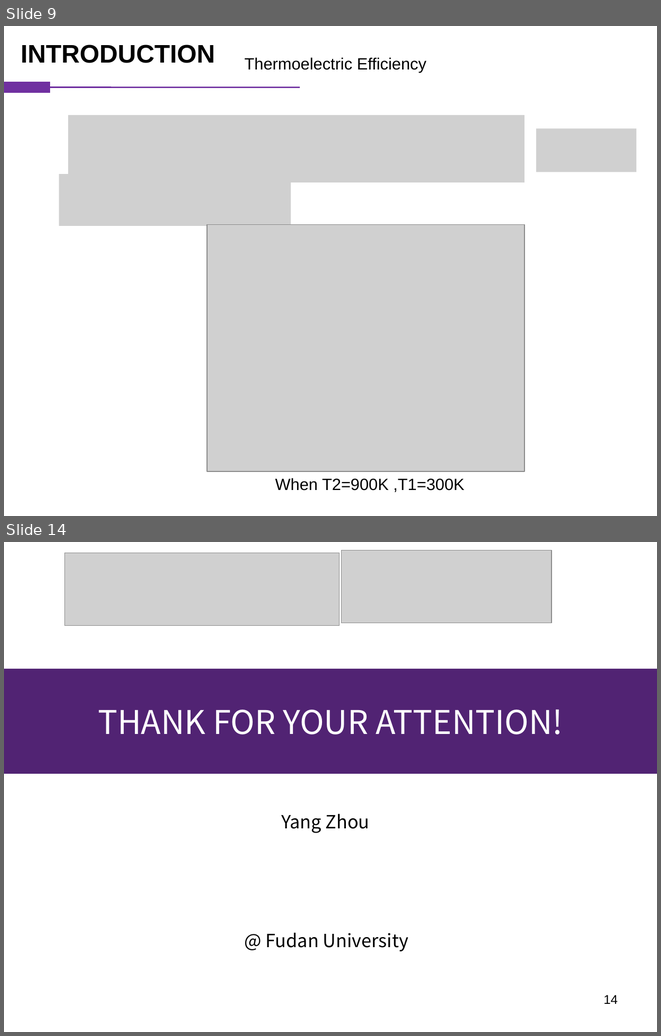
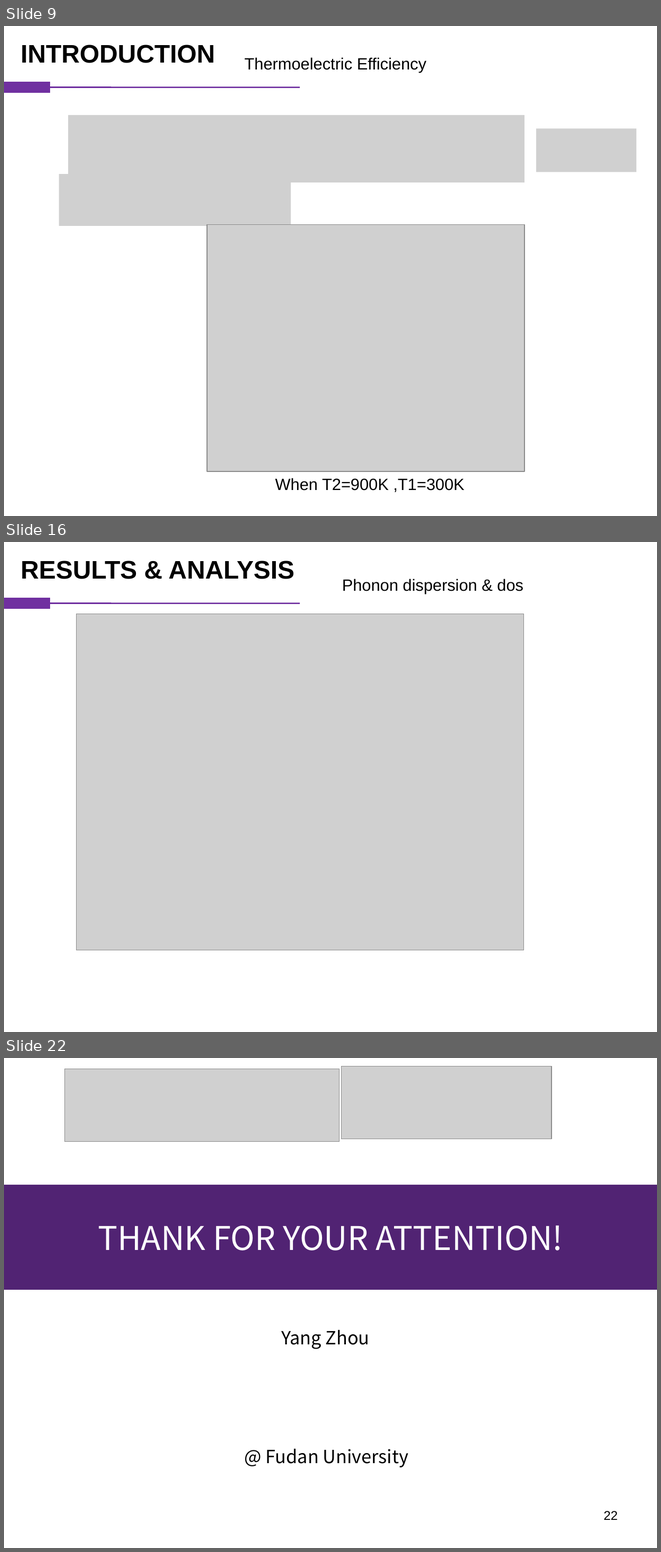
Before and after one commit to vanceeasleaf/paper_bi4i4, a slide deck: bi4i4.pptx. Shown one above the other, each under a label of ours: slides 9 and 14 before the commit, slides 9, 16 and 22 after it; the slides between them are not shown. The pictures are 661x1036 and 661x1552 pixels, drawn with LibreOffice and Linux fonts; fonts in the diff are those of the drawing; grey boxes stand for pictures. Boxes give left, top, right and bottom in pixels: in the first picture for what was removed or moved away, otherwise in the second. Text is boxed around its words. In the diff, an @@ line names an element or a change of style, - is before the commit and + after.

```diff
--- a/bi4i4.pptx
+++ b/bi4i4.pptx
@@ slide 16 added at [4, 542, 657, 1032], background #FFFFFF @@
@@ text added at [20, 561, 294, 579], 28 pt, text #000000, bold @@
+RESULTS & ANALYSIS
@@ text added at [342, 579, 523, 594], 18 pt, text #000000 @@
+Phonon dispersion & dos
@@ rectangle added at [4, 598, 50, 609], fill #7030A0, outline #7030A0 0.75 pt @@
@@ line added from (300, 603) to (50, 603), #7030A0 1.5 pt @@
@@ picture added at [77, 614, 524, 950] @@
@@ what was slide 14 is now slide 22 @@
@@ page number at [603, 1511, 618, 1520]: text changed @@
-14
+22
```
Also in this commit, not shown: 4 slides changed, 7 other slides added.
